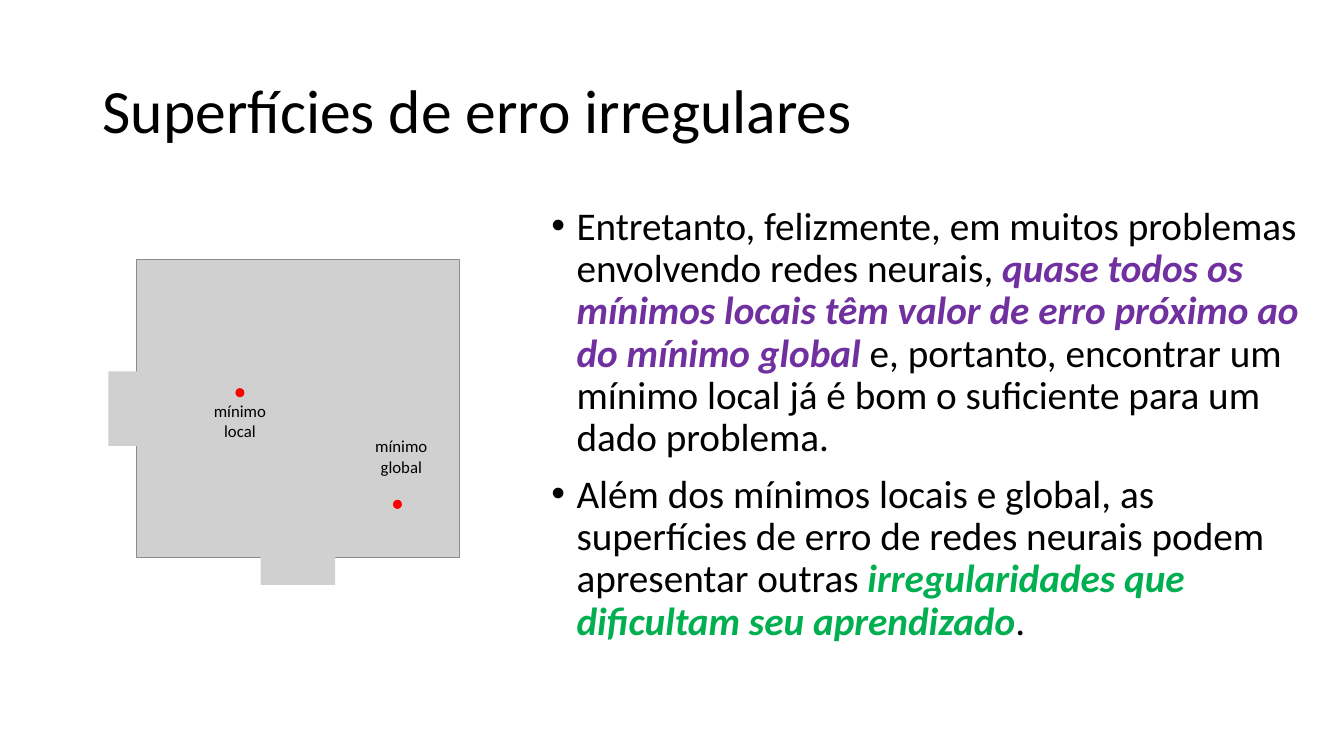
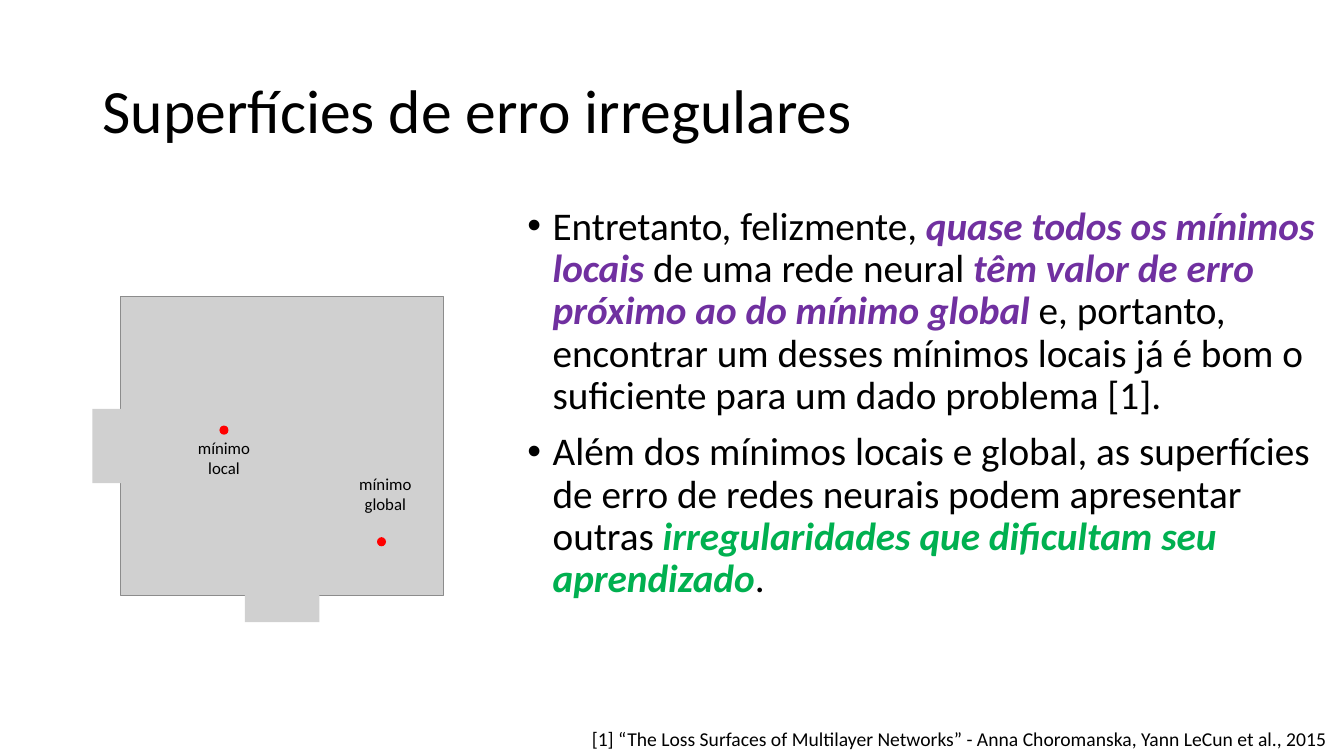
Before and after one commit to zz4fap/t320_aprendizado_de_maquina, a slide deck: slide 11 of slides/T320_Redes_Neurais_Artificiais (Parte III).pptx (slide 10 before the commit). Drawn at 1344x756 pixels with LibreOffice and Linux fonts; fonts in the diff are those of the drawing; grey boxes stand for pictures. Boxes give left, top, right and bottom in pixels: in the first picture for what was removed or moved away, otherwise in the second. Text is boxed around its words. In the diff, an @@ line names an element or a change of style, - is before the commit and + after.

```diff
--- a/slides/T320_Redes_Neurais_Artificiais (Parte III).pptx
+++ b/slides/T320_Redes_Neurais_Artificiais (Parte III).pptx
@@ text "Entretanto, felizmente, quase todos os ...": place and size @@
-text "Entretanto, felizmente, quase todos os ..." at bbox=[577, 212, 1298, 641]
+text "Entretanto, felizmente, quase todos os ..." at bbox=[553, 212, 1315, 598]
@@ text at bbox=[553, 212, 1315, 416]: text changed @@
-• Entretanto, felizmente, em muitos problemas envolvendo redes neurais, quase todos os mínimos locais têm valor de erro próximo ao do mínimo global e, portanto, encontrar um mínimo local já é bom o suficiente para um dado problema.
+• Entretanto, felizmente, quase todos os mínimos locais de uma rede neural têm valor de erro próximo ao do mínimo global e, portanto, encontrar um desses mínimos locais já é bom o suficiente para um dado problema [1].
@@ text "mínimo local": place and size @@
-text "mínimo local" at bbox=[214, 405, 266, 437]
+text "mínimo local" at bbox=[198, 442, 250, 474]
@@ 3 pictures, 2 ellipses, 1 text: place and size @@
-3 pictures, 2 ellipses, 1 text at bbox=[108, 259, 459, 586]
+3 pictures, 2 ellipses, 1 text at bbox=[93, 296, 444, 623]
@@ text added at bbox=[592, 731, 1326, 749], 14 pt, text #000000 @@
+[1] “The Loss Surfaces of Multilayer Networks” - Anna Choromanska, Yann LeCun et al., 2015
```
Also in this commit, not shown: 9 other slides changed, 1 slide added, 1 other file.
